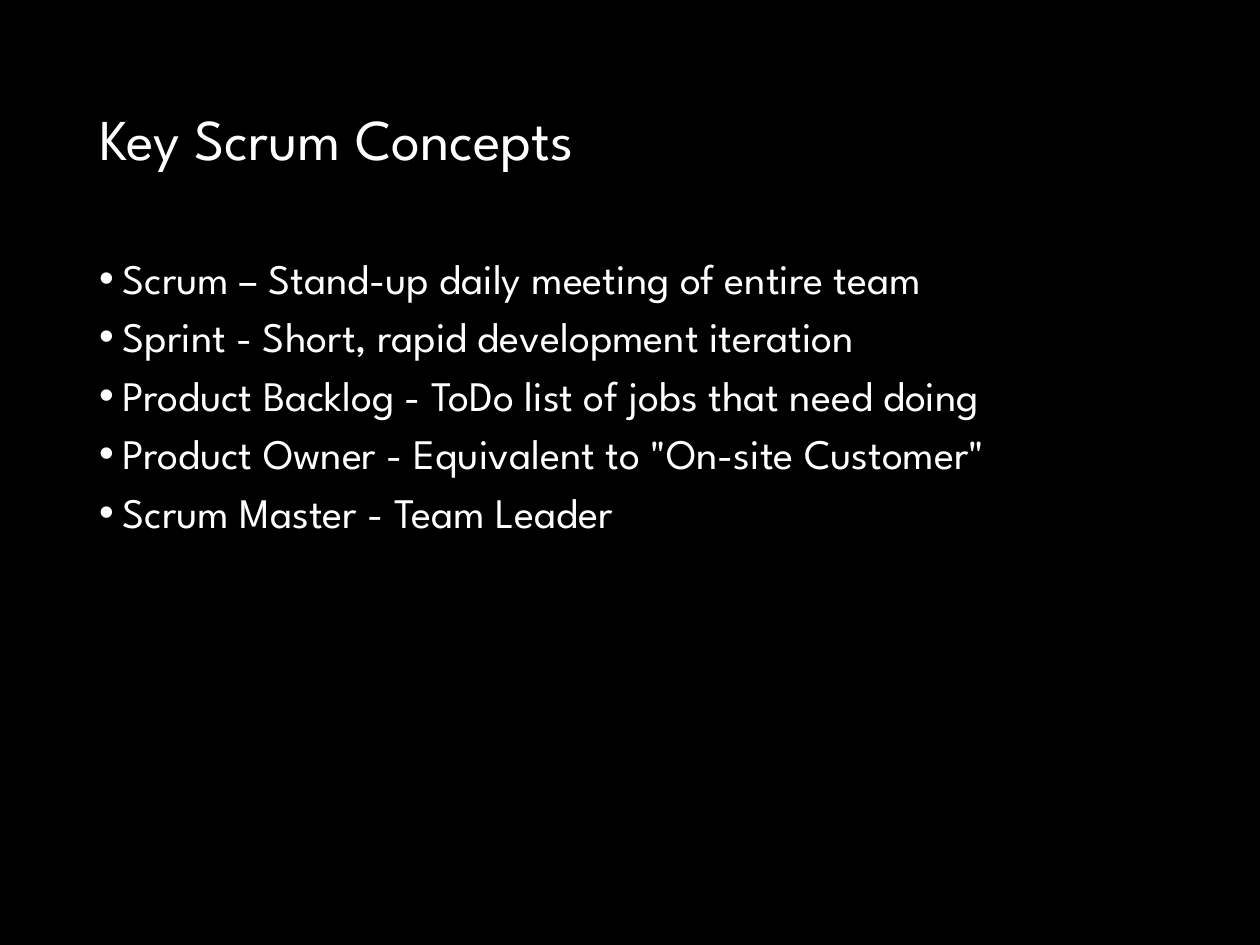
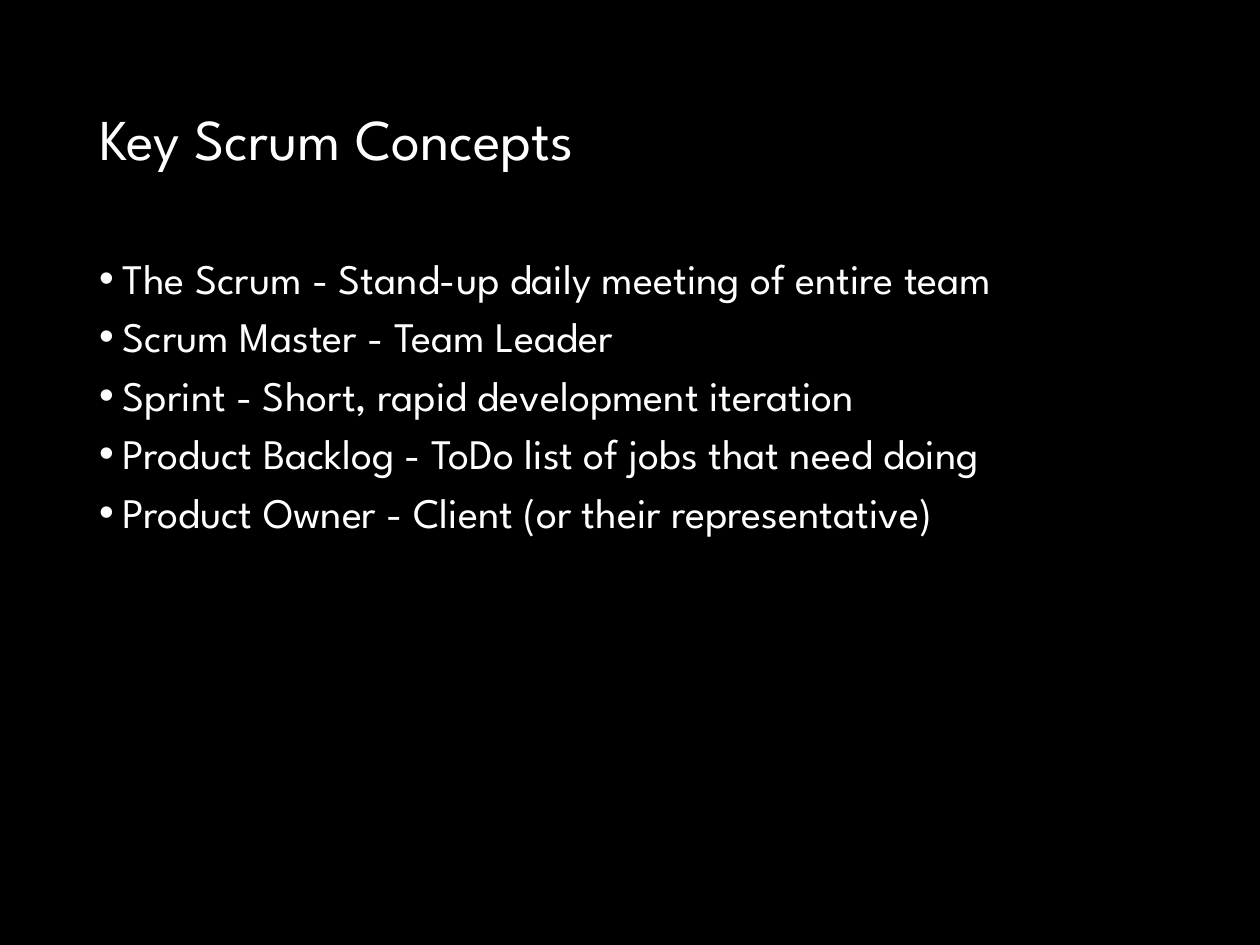
Before and after one commit to fossabot/SPE2018, a slide deck: slide 22 of Lecture Slides/04 Agile.pptx (slide 20 before the commit). Drawn at 1260x945 pixels with LibreOffice and Linux fonts; fonts in the diff are those of the drawing. Boxes give left, top, right and bottom in pixels: in the first picture for what was removed or moved away, otherwise in the second. Text is boxed around its words. In the diff, an @@ line names an element or a change of style, - is before the commit and + after.

```diff
--- a/Lecture Slides/04 Agile.pptx
+++ b/Lecture Slides/04 Agile.pptx
@@ text at bbox=[123, 264, 991, 353]: text changed @@
-• Scrum – Stand-up daily meeting of entire team
+• The Scrum - Stand-up daily meeting of entire team
+• Scrum Master - Team Leader
@@ text at bbox=[123, 499, 932, 537]: text changed @@
-• Product Owner - Equivalent to "On-site Customer"
-• Scrum Master - Team Leader
+• Product Owner - Client (or their representative)
```
Also in this commit, not shown: 16 other slides changed.
